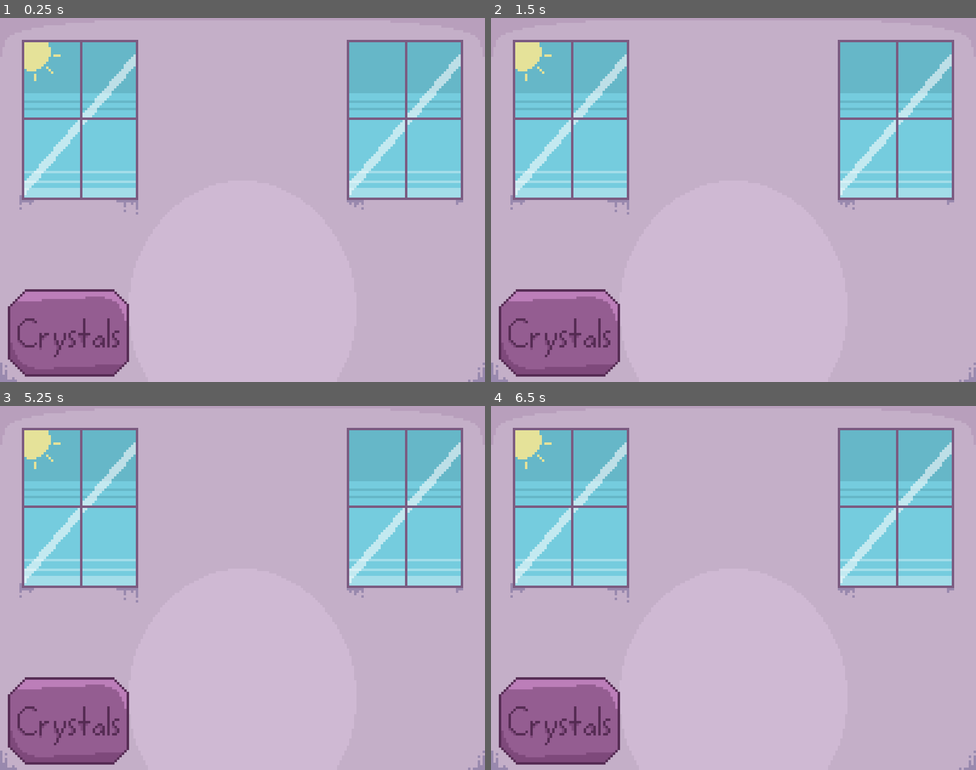
Above: before the commit, frames 1-4 (two rows, left to right).
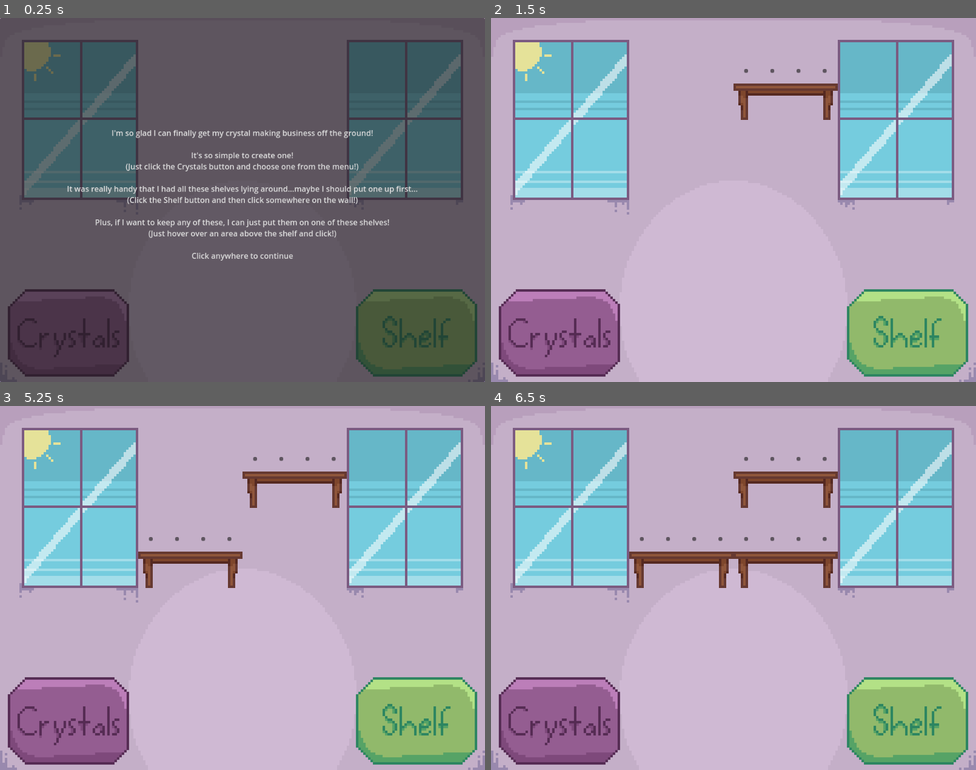
Above: after the commit, the same moments.

Repository: PlektorMaxx/Opaline-s-Crystal-Game
Game: Godot game, scene res://scenes/main.tscn
The game is run twice, just before and just after one commit, with the same random seed, the same clock (stepped at 60 frames per second) and the same inputs.
Inputs (mouse positions are in pixels of both pictures, inside the frame that each line leads up to):
- Up to frame 1 (0.25 s): no input
- Up to frame 2 (1.5 s): click (626, 39) at 0.52 s; click (733, 39) at 1.27 s
- Up to frame 3 (5.25 s): click (257, 460) at 2.02 s; click (281, 460) at 2.77 s; click (305, 460) at 3.52 s; click (334, 460) at 4.27 s; click (135, 507) at 5.02 s
- Up to frame 4 (6.5 s): click (733, 507) at 5.77 s

The runs differ from the first frame. In frame 1, 99% of the frame differs, in the area x 0-100%, y 0-100%; in frame 2, 6.6%; in frame 3, 7.6%; in frame 4, 8.5%.

Commit message:
Game is officially done

Diff:
--- a/scenes/crystal.tscn
+++ b/scenes/crystal.tscn
@@ -1,7 +1,37 @@
-[gd_scene load_steps=3 format=3 uid="uid://cpv578jpvdobf"]
+[gd_scene load_steps=10 format=3 uid="uid://cpv578jpvdobf"]
 
 [ext_resource type="Script" path="res://scripts/crystal.gd" id="1_g3fsg"]
 [ext_resource type="Script" path="res://scripts/Timer.gd" id="2_u2mq1"]
+[ext_resource type="Texture2D" uid="uid://88vtyny8mf5h" path="res://assets/sparkle1.png" id="3_svvg1"]
+[ext_resource type="Texture2D" uid="uid://bt1d25h3uj2j6" path="res://assets/sparkle2.png" id="4_wky8x"]
+[ext_resource type="Texture2D" uid="uid://p0yl6vr1uw7b" path="res://assets/sparkle3.png" id="5_0ntxl"]
+[ext_resource type="Texture2D" uid="uid://cxfapt1bcuix1" path="res://assets/sparkle4.png" id="6_sdk7h"]
+[ext_resource type="Texture2D" uid="uid://buhb3hdxcn8u6" path="res://assets/sparkle5.png" id="7_03e0b"]
+
+[sub_resource type="SpriteFrames" id="SpriteFrames_5pmg8"]
+animations = [{
+"frames": [{
+"duration": 1.0,
+"texture": ExtResource("3_svvg1")
+}, {
+"duration": 1.0,
+"texture": ExtResource("4_wky8x")
+}, {
+"duration": 1.0,
+"texture": ExtResource("5_0ntxl")
+}, {
+"duration": 1.0,
+"texture": ExtResource("6_sdk7h")
+}, {
+"duration": 1.0,
+"texture": ExtResource("7_03e0b")
+}],
+"loop": true,
+"name": &"sparkle",
+"speed": 8.0
+}]
+
+[sub_resource type="GDScript" id="GDScript_if621"]
 
 [node name="crystal" type="Node2D"]
 position = Vector2(505, 385)
@@ -24,4 +54,12 @@
 
 [node name="shadeSprite" type="Sprite2D" parent="."]
 
+[node name="sparkleSprite" type="Sprite2D" parent="."]
+visible = false
+
+[node name="sparkleAnim" type="AnimatedSprite2D" parent="."]
+sprite_frames = SubResource("SpriteFrames_5pmg8")
+animation = &"sparkle"
+script = SubResource("GDScript_if621")
+
 [connection signal="timeout" from="Timer" to="." method="_on_timer_timeout"]
--- /dev/null
+++ b/scenes/crystal_place.tscn
@@ -0,0 +1,21 @@
+[gd_scene load_steps=2 format=3 uid="uid://b7vjnw3gfhixf"]
+
+[ext_resource type="Script" path="res://scripts/crystal_place.gd" id="1_1pk2w"]
+
+[node name="crystalPlace" type="Button"]
+offset_right = 8.0
+offset_bottom = 8.0
+script = ExtResource("1_1pk2w")
+metadata/_edit_group_ = true
+
+[node name="baseSprite" type="Sprite2D" parent="."]
+
+[node name="rare1" type="Sprite2D" parent="."]
+
+[node name="rare2" type="Sprite2D" parent="."]
+
+[node name="detail" type="Sprite2D" parent="."]
+
+[node name="shadow" type="Sprite2D" parent="."]
+
+[connection signal="pressed" from="." to="." method="_on_pressed"]
--- a/scenes/main.tscn
+++ b/scenes/main.tscn
@@ -1,11 +1,15 @@
-[gd_scene load_steps=8 format=3 uid="uid://bvnxbys7bqos1"]
+[gd_scene load_steps=15 format=3 uid="uid://bvnxbys7bqos1"]
 
 [ext_resource type="PackedScene" uid="uid://cpv578jpvdobf" path="res://scenes/crystal.tscn" id="2_3ebe0"]
 [ext_resource type="Texture2D" uid="uid://b8ep2q63xhno4" path="res://assets/background.png" id="2_bk84n"]
-[ext_resource type="Script" path="res://scripts/GamePlay.gd" id="3_nfd6n"]
 [ext_resource type="PackedScene" uid="uid://dhbxui6cwj0eb" path="res://scenes/menu_button.tscn" id="3_pph8b"]
-
-[sub_resource type="GDScript" id="GDScript_ty4gg"]
+[ext_resource type="PackedScene" uid="uid://wsoiywxyydlx" path="res://scenes/shelf.tscn" id="5_58ix3"]
+[ext_resource type="Texture2D" uid="uid://c5ykpjaufymvn" path="res://assets/shelf-grid.png" id="5_lpnxr"]
+[ext_resource type="Texture2D" uid="uid://io2naxfe331d" path="res://assets/shelfButton.png" id="8_4yvcy"]
+[ext_resource type="Texture2D" uid="uid://enror3dcxgou" path="res://assets/shelf.png" id="8_n2e7q"]
+[ext_resource type="Script" path="res://scripts/followShelf.gd" id="9_8tcdh"]
+[ext_resource type="Script" path="res://scripts/shelf_button.gd" id="9_dh6if"]
+[ext_resource type="Script" path="res://scripts/Intro.gd" id="11_c4wwm"]
 
 [sub_resource type="LabelSettings" id="LabelSettings_oqhng"]
 font_size = 70
@@ -15,10 +19,13 @@
 font_size = 36
 font_color = Color(0.305882, 0.184314, 0.529412, 1)
 
+[sub_resource type="Theme" id="Theme_e2whb"]
+default_font_size = 40
+
+[sub_resource type="Theme" id="Theme_15rll"]
+default_font_size = 40
+
 [node name="main" type="Node2D"]
-
-[node name="GameEvents" type="Node" parent="."]
-script = SubResource("GDScript_ty4gg")
 
 [node name="Background" type="Sprite2D" parent="."]
 show_behind_parent = true
@@ -26,8 +33,74 @@
 scale = Vector2(0.5, 0.5)
 texture = ExtResource("2_bk84n")
 
+[node name="shelfGrid" type="Node2D" parent="."]
+
+[node name="Shelf-grid" type="Sprite2D" parent="shelfGrid"]
+visible = false
+position = Vector2(500, 375)
+texture = ExtResource("5_lpnxr")
+
+[node name="shelf1" parent="shelfGrid" instance=ExtResource("5_58ix3")]
+offset_left = 285.0
+offset_top = 45.0
+offset_right = 285.0
+offset_bottom = 45.0
+
+[node name="shelf2" parent="shelfGrid" instance=ExtResource("5_58ix3")]
+offset_left = 500.0
+offset_top = 45.0
+offset_right = 500.0
+offset_bottom = 45.0
+
+[node name="shelf" parent="shelfGrid" instance=ExtResource("5_58ix3")]
+offset_left = 285.0
+offset_top = 210.0
+offset_right = 285.0
+offset_bottom = 210.0
+
+[node name="shelf3" parent="shelfGrid" instance=ExtResource("5_58ix3")]
+offset_left = 500.0
+offset_top = 210.0
+offset_right = 500.0
+offset_bottom = 210.0
+
+[node name="shelf4" parent="shelfGrid" instance=ExtResource("5_58ix3")]
+offset_left = 70.0
+offset_top = 375.0
+offset_right = 70.0
+offset_bottom = 375.0
+
+[node name="shelf5" parent="shelfGrid" instance=ExtResource("5_58ix3")]
+offset_left = 285.0
+offset_top = 375.0
+offset_right = 285.0
+offset_bottom = 375.0
+
+[node name="shelf6" parent="shelfGrid" instance=ExtResource("5_58ix3")]
+offset_left = 500.0
+offset_top = 375.0
+offset_right = 500.0
+offset_bottom = 375.0
+
+[node name="shelf7" parent="shelfGrid" instance=ExtResource("5_58ix3")]
+offset_left = 715.0
+offset_top = 375.0
+offset_right = 715.0
+offset_bottom = 375.0
+
+[node name="shelf8" parent="shelfGrid" instance=ExtResource("5_58ix3")]
+offset_left = 285.0
+offset_top = 540.0
+offset_right = 285.0
+offset_bottom = 540.0
+
+[node name="shelf9" parent="shelfGrid" instance=ExtResource("5_58ix3")]
+offset_left = 500.0
+offset_top = 540.0
+offset_right = 500.0
+offset_bottom = 540.0
+
 [node name="GamePlay" type="Node2D" parent="."]
-script = ExtResource("3_nfd6n")
 
 [node name="crystal" parent="GamePlay" instance=ExtResource("2_3ebe0")]
 position = Vector2(500, 375)
@@ -42,12 +115,30 @@
 
 [node name="waitingLabel" type="Label" parent="GamePlay/crystal"]
 offset_left = -80.0
-offset_top = -198.0
+offset_top = -350.0
 offset_right = 89.0
-offset_bottom = -145.0
+offset_bottom = -297.0
 label_settings = SubResource("LabelSettings_c4clh")
 horizontal_alignment = 1
 vertical_alignment = 1
+
+[node name="keepButton" type="Button" parent="GamePlay/crystal"]
+visible = false
+offset_left = -385.0
+offset_top = -165.0
+offset_right = -280.0
+offset_bottom = -102.0
+theme = SubResource("Theme_e2whb")
+text = "Keep"
+
+[node name="deleteButton" type="Button" parent="GamePlay/crystal"]
+visible = false
+offset_left = 236.0
+offset_top = -166.0
+offset_right = 440.0
+offset_bottom = -103.0
+theme = SubResource("Theme_15rll")
+text = "Get Rid Of"
 
 [node name="MenuButton" parent="GamePlay" instance=ExtResource("3_pph8b")]
 offset_left = 16.0
@@ -55,3 +146,44 @@
 offset_right = 266.0
 offset_bottom = 739.0
 button_pressed = true
+
+[node name="followShelf" type="Sprite2D" parent="GamePlay"]
+position = Vector2(1149, 387)
+texture = ExtResource("8_n2e7q")
+script = ExtResource("9_8tcdh")
+
+[node name="shelfButton" type="TextureButton" parent="GamePlay"]
+offset_left = 734.0
+offset_top = 524.0
+offset_right = 984.0
+offset_bottom = 774.0
+texture_normal = ExtResource("8_4yvcy")
+texture_pressed = ExtResource("8_4yvcy")
+texture_hover = ExtResource("8_4yvcy")
+texture_disabled = ExtResource("8_4yvcy")
+texture_focused = ExtResource("8_4yvcy")
+script = ExtResource("9_dh6if")
+
+[node name="Intro" type="Button" parent="."]
+offset_right = 1000.0
+offset_bottom = 750.0
+text = "I'm so glad I can finally get my crystal making business off the ground!
+
+It's so simple to create one!
+(Just click the Crystals button and choose one from the menu!)
+
+It was really handy that I had all these shelves lying around...maybe I should put one up first...
+(Click the Shelf button and then click somewhere on the wall!)
+
+Plus, if I want to keep any of these, I can just put them on one of these shelves!
+(Just hover over an area above the shelf and click!)
+
+Click anywhere to continue
+
+"
+script = ExtResource("11_c4wwm")
+
+[connection signal="pressed" from="GamePlay/crystal/keepButton" to="GamePlay/crystal" method="_on_keep_button_pressed"]
+[connection signal="pressed" from="GamePlay/crystal/deleteButton" to="GamePlay/crystal" method="_on_delete_button_pressed"]
+[connection signal="pressed" from="GamePlay/shelfButton" to="GamePlay/shelfButton" method="_on_pressed"]
+[connection signal="pressed" from="Intro" to="Intro" method="_on_pressed"]
--- /dev/null
+++ b/scenes/shelf.tscn
@@ -0,0 +1,47 @@
+[gd_scene load_steps=4 format=3 uid="uid://wsoiywxyydlx"]
+
+[ext_resource type="Script" path="res://scripts/shelf-code.gd" id="1_bfgc3"]
+[ext_resource type="Texture2D" uid="uid://enror3dcxgou" path="res://assets/shelf.png" id="1_kb5nv"]
+[ext_resource type="PackedScene" uid="uid://b7vjnw3gfhixf" path="res://scenes/crystal_place.tscn" id="4_byil5"]
+
+[node name="shelf" type="TextureButton"]
+script = ExtResource("1_bfgc3")
+
+[node name="crystalOrganizer" type="HBoxContainer" parent="."]
+layout_mode = 0
+offset_right = 215.0
+offset_bottom = 165.0
+
+[node name="shelfSprite" type="Sprite2D" parent="."]
+position = Vector2(107.5, 82.5)
+texture = ExtResource("1_kb5nv")
+
+[node name="crystalPlace" parent="." instance=ExtResource("4_byil5")]
+layout_mode = 0
+offset_left = 22.0
+offset_top = 60.0
+offset_right = 30.0
+offset_bottom = 68.0
+
+[node name="crystalPlace2" parent="." instance=ExtResource("4_byil5")]
+layout_mode = 0
+offset_left = 76.0
+offset_top = 60.0
+offset_right = 84.0
+offset_bottom = 68.0
+
+[node name="crystalPlace3" parent="." instance=ExtResource("4_byil5")]
+layout_mode = 0
+offset_left = 130.0
+offset_top = 60.0
+offset_right = 138.0
+offset_bottom = 68.0
+
+[node name="crystalPlace4" parent="." instance=ExtResource("4_byil5")]
+layout_mode = 0
+offset_left = 184.0
+offset_top = 60.0
+offset_right = 192.0
+offset_bottom = 68.0
+
+[connection signal="pressed" from="." to="." method="_on_pressed"]
--- a/scripts/GamePlay.gd
+++ /dev/null
@@ -1,3 +0,0 @@
-extends Node2D
-
-#unsure what to use this for right now
--- /dev/null
+++ b/scripts/Intro.gd
@@ -0,0 +1,4 @@
+extends Button
+
+func _on_pressed():
+	self.queue_free()
--- a/scripts/crystal.gd
+++ b/scripts/crystal.gd
@@ -3,34 +3,60 @@
 
 #function that activates crystal sprite change
 func _ready():
+	$sparkleAnim.hide()
 	GlobalVars.menuSelection.connect(createCrystal)
 
 #timer function
 func _on_timer_timeout():
 	spawnCrystal()
 	$waitingLabel.text = ""
+	GlobalVars.done.emit()
+	$sparkleAnim.show()
+	$sparkleAnim.play("sparkle")
+	$keepButton.show()
+	$deleteButton.show()
 
 func spawnCrystal():
 	var rng = RandomNumberGenerator.new()
 	rng.randomize()
 
-	var one = false
-	var two = false
-	var three = false
+	if(rng.randf() > 0.8):
+		GlobalVars.one = true
+	if(rng.randf() > 0.85):
+		GlobalVars.two = true
+	if(rng.randf() > 0.9):
+		GlobalVars.three = true
 
-	if(rng.randf() > 0.8):
-		one = true
-	if(rng.randf() > 0.85):
-		two = true
-	if(rng.randf() > 0.9):
-		three = true
-	#call timer function
-
-	randomTrait(one, two, three, GlobalVars.item_id)
+	randomTrait(GlobalVars.one, GlobalVars.two, GlobalVars.three, GlobalVars.item_id)
 	change_texture(GlobalVars.item_id)
 
 func createCrystal():
+	clearCrystal()
+	var rng = RandomNumberGenerator.new()
+	rng.randomize()
+	GlobalVars.r = rng.randf()
+	GlobalVars.g = rng.randf()
+	GlobalVars.b = rng.randf()
+	$crystalSprite.self_modulate = Color(GlobalVars.r, GlobalVars.g, GlobalVars.b)
+	$shadeSprite.self_modulate = Color(GlobalVars.r, GlobalVars.g, GlobalVars.b)
+	$rareTrait/traitOne.self_modulate = Color(GlobalVars.r, GlobalVars.g, GlobalVars.b)
+
+	#rerandomizing the color so the multicolor actually shows up
+	GlobalVars.tr = rng.randf()
+	GlobalVars.tg = rng.randf()
+	GlobalVars.tb = rng.randf()
+	$rareTrait/traitTwo.self_modulate = Color(GlobalVars.tr, GlobalVars.tg, GlobalVars.tb)
+
+	#changing the timer's time based on itemId
+	var time = changeTime(GlobalVars.item_id)
+
+	$Timer.wait_time = time;
+	$Timer.start();
+	$waitingLabel.text = "Waiting..."
+
+func clearCrystal():
 	#remove old stuff
+	$sparkleAnim.hide()
 	$crystalSprite.texture = null;
 	$shadeSprite.texture = null;
 	$detailSprite.texture = null;
@@ -43,29 +69,6 @@
 	get_node("rareTrait/traitOne").set_flip_v(false)
 	get_node("rareTrait/traitTwo").set_flip_v(false)
 	$rareLabel.text = ""
-
-	var rng = RandomNumberGenerator.new()
-	rng.randomize()
-	var r = rng.randf()
-	var g = rng.randf()
-	var b = rng.randf()
-	$crystalSprite.self_modulate = Color(r, g, b)
-	$shadeSprite.self_modulate = Color(r, g, b)
-	$rareTrait/traitOne.self_modulate = Color(r, g, b)
-
-	#rerandomizing the color so the multicolor actually shows up
-	r = rng.randf()
-	g = rng.randf()
-	b = rng.randf()
-	$rareTrait/traitTwo.self_modulate = Color(r, g, b)
-
-	#changing the timer's time based on itemId
-	var time = changeTime(GlobalVars.item_id)
-
-	$Timer.wait_time = time;
-	$Timer.start();
-	$waitingLabel.text = "Waiting..."
-
 
 func change_texture(itemNo) :
 	if(itemNo == 0):
@@ -157,3 +160,28 @@
 			print("-sapphire 3")
 		if(itemNo == 4):
 			print("-onyx 3")
+
+func _on_keep_button_pressed():
+	$keepButton.hide()
+	$deleteButton.hide()
+	GlobalVars.keep.emit()
+	clearCrystal()
+
+func _on_delete_button_pressed():
+	$keepButton.hide()
+	$deleteButton.hide()
+	GlobalVars.item_id = -1
+	GlobalVars.isFlipped = false
+
+	GlobalVars.r
+	GlobalVars.g
+	GlobalVars.b
+
+	GlobalVars.tr
+	GlobalVars.tg
+	GlobalVars.tb
+
+	GlobalVars.one = false
+	GlobalVars.two = false
+	GlobalVars.three = false
+	clearCrystal()
--- /dev/null
+++ b/scripts/crystal_place.gd
@@ -0,0 +1,102 @@
+extends Button
+
+func generate():
+	if GlobalVars.item_id == 0:
+		$baseSprite.self_modulate = Color(GlobalVars.r, GlobalVars.g, GlobalVars.b)
+		$baseSprite.texture = load("res://assets/quartz-small.png")
+		$shadow.self_modulate = Color(GlobalVars.r, GlobalVars.g, GlobalVars.b)
+		$shadow.texture = load("res://assets/quartz-shade-small.png")
+
+		if GlobalVars.one:
+			$rare1.self_modulate = Color(GlobalVars.r, GlobalVars.g, GlobalVars.b)
+			$rare1.texture = load("res://assets/quartz-rare1-small.png")
+		if GlobalVars.two:
+			$rare2.self_modulate = Color(GlobalVars.tr, GlobalVars.tg, GlobalVars.tb)
+			$rare2.texture = load("res://assets/quartz-rare2-small.png")
+		if GlobalVars.three:
+			get_node("baseSprite").set_flip_v(true)
+			get_node("rare1").set_flip_v(true)
+			get_node("rare2").set_flip_v(true)
+			get_node("detail").set_flip_v(true)
+			get_node("shadow").set_flip_v(true)
+
+	elif GlobalVars.item_id == 1:
+		$baseSprite.self_modulate = Color(GlobalVars.r, GlobalVars.g, GlobalVars.b)
+		$baseSprite.texture = load("res://assets/emerald-small.png")
+		$shadow.self_modulate = Color(GlobalVars.r, GlobalVars.g, GlobalVars.b)
+		$shadow.texture = load("res://assets/emerald-shade-small.png")
+
+		if GlobalVars.one:
+			$rare1.self_modulate = Color(GlobalVars.r, GlobalVars.g, GlobalVars.b)
+			$rare1.texture = load("res://assets/emerald-rare1-small.png")
+		if GlobalVars.two:
+			$rare2.self_modulate = Color(GlobalVars.tr, GlobalVars.tg, GlobalVars.tb)
+			$rare2.texture = load("res://assets/emerald-rare2-small.png")
+		if GlobalVars.three:
+			get_node("baseSprite").set_flip_v(true)
+			get_node("rare1").set_flip_v(true)
+			get_node("rare2").set_flip_v(true)
+			get_node("detail").set_flip_v(true)
+			get_node("shadow").set_flip_v(true)
+
+	elif GlobalVars.item_id == 2:
+		$baseSprite.self_modulate = Color(GlobalVars.r, GlobalVars.g, GlobalVars.b)
+		$baseSprite.texture = load("res://assets/opal-small.png")
+		$shadow.self_modulate = Color(GlobalVars.r, GlobalVars.g, GlobalVars.b)
+		$shadow.texture = load("res://assets/opal-shade-small.png")
+
+		$detail.texture = load("res://assets/opal-details-small.png")
+
+		if GlobalVars.one:
+			$rare1.self_modulate = Color(GlobalVars.r, GlobalVars.g, GlobalVars.b)
+			$rare1.texture = load("res://assets/opal-rare1-small.png")
+		if GlobalVars.two:
+			$rare2.self_modulate = Color(GlobalVars.tr, GlobalVars.tg, GlobalVars.tb)
+			$rare2.texture = load("res://assets/opal-rare2-small.png")
+		if GlobalVars.three:
+			get_node("baseSprite").set_flip_v(true)
+			get_node("rare1").set_flip_v(true)
+			get_node("rare2").set_flip_v(true)
+			get_node("detail").set_flip_v(true)
+			get_node("shadow").set_flip_v(true)
+
+	elif GlobalVars.item_id == 3:
+		$baseSprite.self_modulate = Color(GlobalVars.r, GlobalVars.g, GlobalVars.b)
+		$baseSprite.texture = load("res://assets/sapphirre-small.png")
+		$shadow.self_modulate = Color(GlobalVars.r, GlobalVars.g, GlobalVars.b)
+		$shadow.texture = load("res://assets/sapphirre-shade-small.png")
+
+		if GlobalVars.one:
+			$rare1.self_modulate = Color(GlobalVars.r, GlobalVars.g, GlobalVars.b)
+			$rare1.texture = load("res://assets/sapphirre-rare1-small.png")
+		if GlobalVars.two:
+			$rare2.self_modulate = Color(GlobalVars.tr, GlobalVars.tg, GlobalVars.tb)
+			$rare2.texture = load("res://assets/sapphirre-rare2-small.png")
+		if GlobalVars.three:
+			get_node("baseSprite").set_flip_v(true)
+			get_node("rare1").set_flip_v(true)
+			get_node("rare2").set_flip_v(true)
+			get_node("detail").set_flip_v(true)
+			get_node("shadow").set_flip_v(true)
+
+	elif GlobalVars.item_id == 4:
+		$baseSprite.self_modulate = Color(GlobalVars.r, GlobalVars.g, GlobalVars.b)
+		$baseSprite.texture = load("res://assets/onyx-small.png")
+		$shadow.self_modulate = Color(GlobalVars.r, GlobalVars.g, GlobalVars.b)
+		$shadow.texture = load("res://assets/onyx-shade-small.png")
+
+		if GlobalVars.one:
+			$rare1.self_modulate = Color(GlobalVars.r, GlobalVars.g, GlobalVars.b)
+			$rare1.texture = load("res://assets/onyx-rare1-small.png")
+		if GlobalVars.two:
+			$rare2.self_modulate = Color(GlobalVars.tr, GlobalVars.tg, GlobalVars.tb)
+			$rare2.texture = load("res://assets/onyx-rare2-small.png")
+		if GlobalVars.three:
+			get_node("baseSprite").set_flip_v(true)
+			get_node("rare1").set_flip_v(true)
+			get_node("rare2").set_flip_v(true)
+			get_node("detail").set_flip_v(true)
+			get_node("shadow").set_flip_v(true)
+
+func _on_pressed():
+	generate()
--- /dev/null
+++ b/scripts/followShelf.gd
@@ -0,0 +1,16 @@
+extends Sprite2D
+
+func _ready():
+	self.hide()
+	GlobalVars.shelfPushed.connect(showShelf)
+	GlobalVars.shelfShown.connect(hideShelf)
+
+func _process(delta):
+	var mousePos = get_global_mouse_position()
+	position = mousePos
+
+func showShelf():
+	self.show()
+
+func hideShelf():
+	self.hide()
--- a/scripts/global_vars.gd
+++ b/scripts/global_vars.gd
@@ -1,8 +1,25 @@
 extends Node
 
-var item_id = -1
 #note: before the variable is set as any of the choices from the menu it is -1 so a
 #	menu selection is not accidentally prematurely displayed
+var item_id = -1
 var isFlipped = false
 
+var r
+var g
+var b
+
+var tr
+var tg
+var tb
+
+var one = false
+var two = false
+var three = false
+
 signal menuSelection
+signal done
+signal shelfPushed
+signal shelfShown
+signal keep
+signal placed
--- /dev/null
+++ b/scripts/shelf-code.gd
@@ -0,0 +1,21 @@
+extends Control
+
+var inHand = false
+
+func _ready():
+	$shelfSprite.hide()
+	$crystalPlace.hide()
+	$crystalPlace2.hide()
+	$crystalPlace3.hide()
+	$crystalPlace4.hide()
+
+func _on_pressed():
+	$shelfSprite.show()
+	$crystalPlace.show()
+	$crystalPlace2.show()
+	$crystalPlace3.show()
+	$crystalPlace4.show()
+	GlobalVars.shelfShown.emit()
+
+func crystalInHand():
+	inHand = !inHand
--- /dev/null
+++ b/scripts/shelf_button.gd
@@ -0,0 +1,10 @@
+extends TextureButton
+class_name ShelfButton
+
+@onready var shelfSpawn
+
+# Called when the node enters the scene tree for the first time.
+
+func _on_pressed():
+	print("shelf spawned")
+	GlobalVars.shelfPushed.emit()
Binary file added: assets/emerald-rare1-small.png
Not shown, added: assets/emerald-rare1-small.png.import
Binary file added: assets/emerald-rare2-small.png
Not shown, added: assets/emerald-rare2-small.png.import
Binary file added: assets/emerald-shade-small.png
Not shown, added: assets/emerald-shade-small.png.import
Binary file changed: assets/emerald-small.png
Binary file added: assets/onyx-rare1-small.png
Not shown, added: assets/onyx-rare1-small.png.import
Binary file added: assets/onyx-rare2-small.png
Not shown, added: assets/onyx-rare2-small.png.import
Binary file added: assets/onyx-shade-small.png
(and 42 more such lines)
